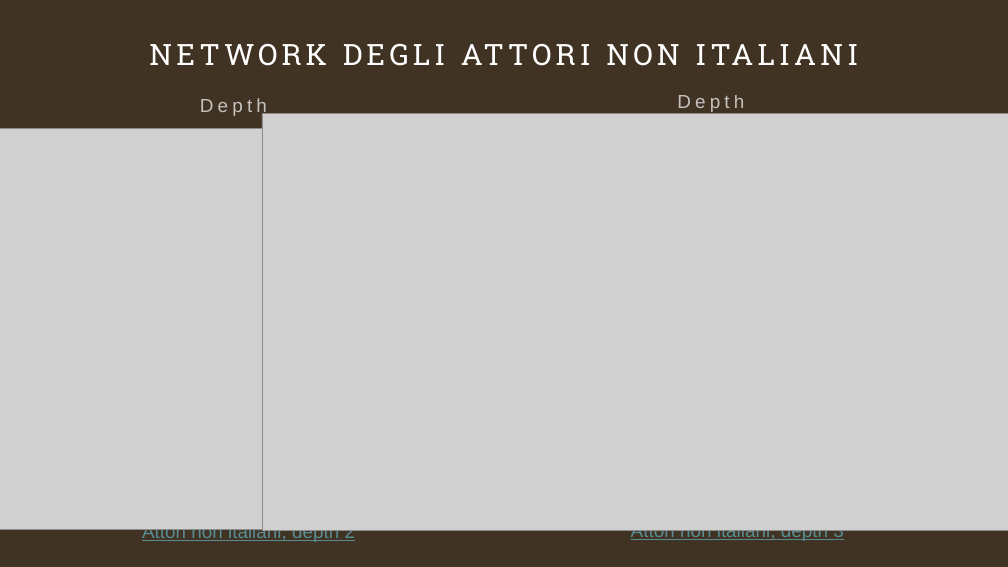
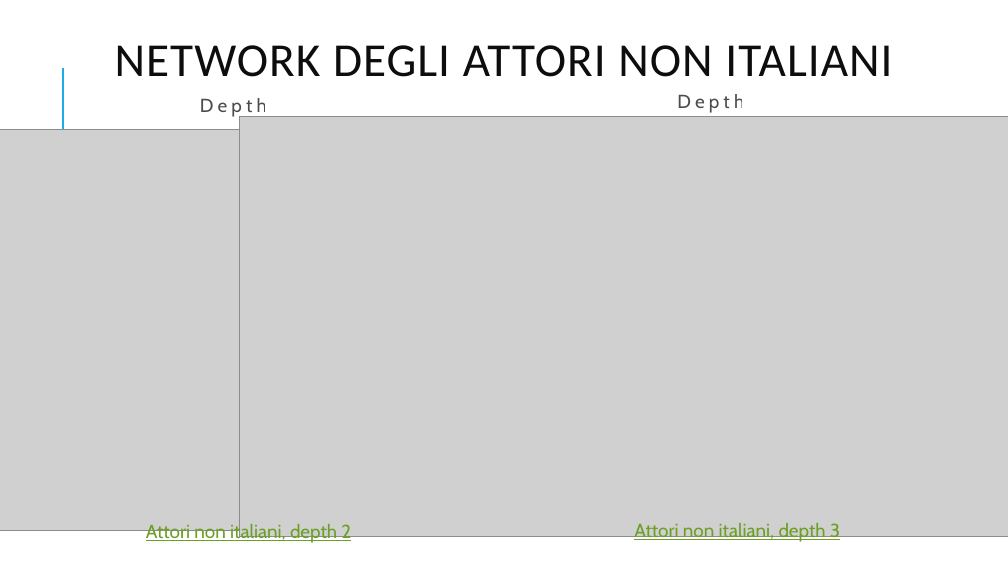
Before and after one commit to GitCass01/italian-cinemas-sciviz, a slide deck: slide 28 of presentazione_davide_carniselli.pptx (slide 27 before the commit). Drawn at 1008x567 pixels with LibreOffice and Linux fonts; fonts in the diff are those of the drawing; grey boxes stand for pictures. Boxes give left, top, right and bottom in pixels: in the first picture for what was removed or moved away, otherwise in the second. Text is boxed around its words. In the diff, an @@ line names an element or a change of style, - is before the commit and + after.

```diff
--- a/presentazione_davide_carniselli.pptx
+++ b/presentazione_davide_carniselli.pptx
@@ background #413324 to #FFFFFF @@
@@ title "NETWORK DEGLI ATTORI NON ITALIANI" at (x1=115, y1=45, x2=892, y2=77): size 28 to 45 pt, font Roboto Slab to Calibri, text colour #FFFFFF to #0D0D0D, letter spacing 4 to 1 pt; line spacing 1 to 0.8; vertical alignment top to middle @@
@@ line added from (63, 144) to (63, 68), #1CADE4 1.5 pt @@
@@ text "Depth 3" at (x1=677, y1=94, x2=744, y2=113): font Arial to Cabin, text colour #FFFFFF at 70% opacity to #000000 at 70% opacity @@
@@ text "Depth 2" at (x1=200, y1=98, x2=289, y2=117): font Arial to Cabin, text colour #FFFFFF at 70% opacity to #000000 at 70% opacity @@
@@ picture resized from (x1=262, y1=114, x2=1008, y2=532) to (x1=240, y1=116, x2=1008, y2=536) @@
@@ picture resized from (x1=0, y1=129, x2=684, y2=530) to (x1=0, y1=129, x2=670, y2=531) @@
@@ text "Attori non italiani, depth 2" at (x1=146, y1=522, x2=351, y2=543): font Arial to Cabin, text colour #588C92 to #6B9F25 @@
@@ text "Attori non italiani, depth 3" at (x1=634, y1=523, x2=840, y2=542): font Arial to Cabin, text colour #588C92 to #6B9F25 @@
```
Also in this commit, not shown: 27 other slides changed, 2 slides added, 1 slide removed, 1 other file.
